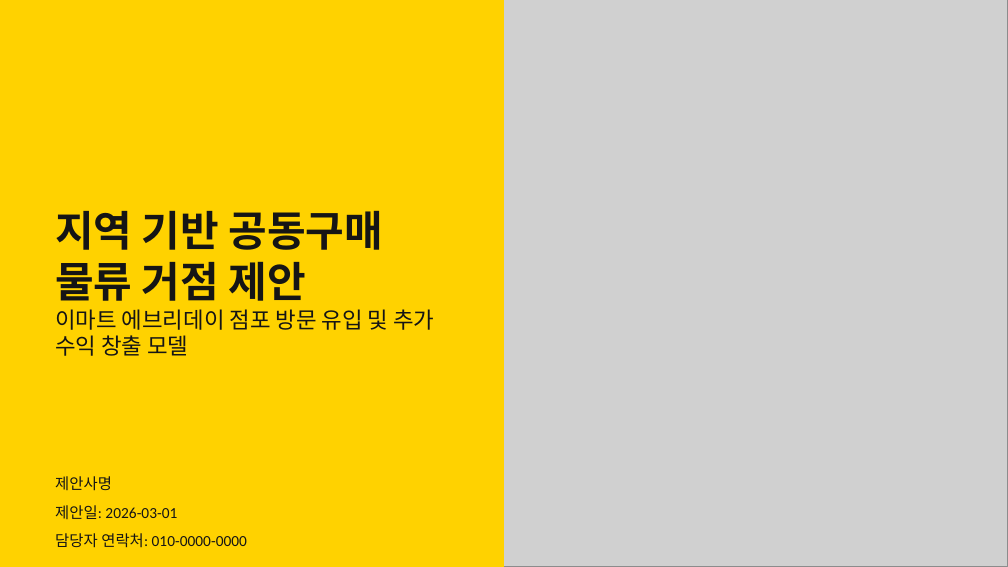
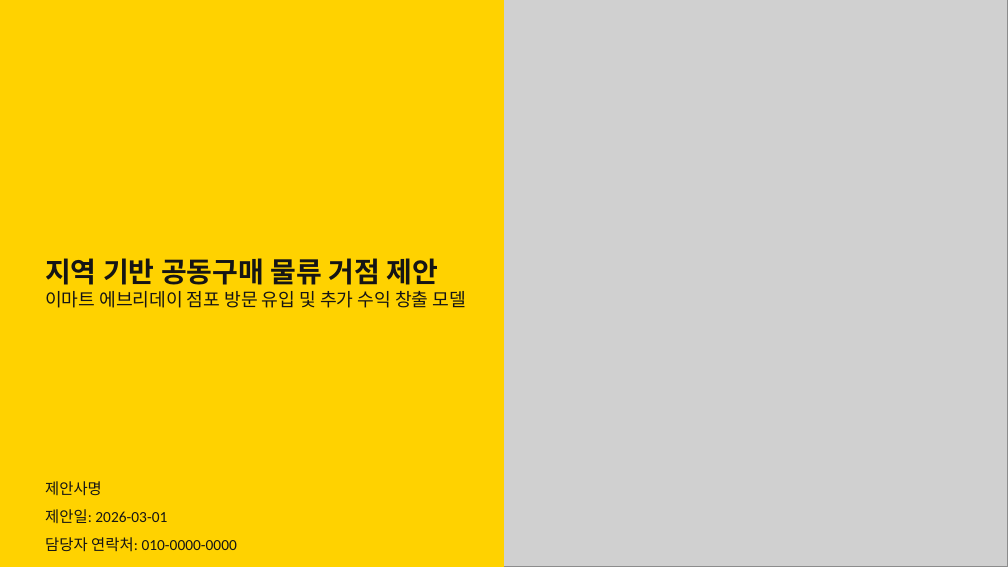
Before and after one commit to dhch777-maker/gagyebu, a slide deck: slide 1 of EMART/이마트에브리데이_사업제안서_v3_260301.pptx. Drawn at 1008x567 pixels with LibreOffice and Linux fonts; fonts in the diff are those of the drawing; grey boxes stand for pictures. Boxes give left, top, right and bottom in pixels: in the first picture for what was removed or moved away, otherwise in the second. Text is boxed around its words. In the diff, an @@ line names an element or a change of style, - is before the commit and + after.

```diff
--- a/EMART/이마트에브리데이_사업제안서_v3_260301.pptx
+++ b/EMART/이마트에브리데이_사업제안서_v3_260301.pptx
@@ text "지역 기반 공동구매 물류 거점 ...": place and size @@
-text "지역 기반 공동구매 물류 거점 ..." at <box>55,210,434,356</box>
+text "지역 기반 공동구매 물류 거점 ..." at <box>45,258,466,308</box>
@@ text "지역 기반 공동구매 물류 거점 ..." at <box>45,258,466,308</box>: size 30 to 20 pt in "지역 기반 공동구매 물류 거점 제안"; size 16 to 13 pt in "이마트 에브리데이 점포 방문 유입 및 추가 ..." @@
@@ text "제안사명": place and size @@
-text "제안사명" at <box>55,476,112,491</box>
+text "제안사명" at <box>45,481,102,496</box>
@@ text "제안일: 2026-03-01": place and size @@
-text "제안일: 2026-03-01" at <box>55,505,177,519</box>
+text "제안일: 2026-03-01" at <box>45,509,167,523</box>
@@ text "담당자 연락처: 010-0000-0000": place and size @@
-text "담당자 연락처: 010-0000-0000" at <box>55,533,247,548</box>
+text "담당자 연락처: 010-0000-0000" at <box>45,537,237,552</box>
```
Also in this commit, not shown: 6 other files.
